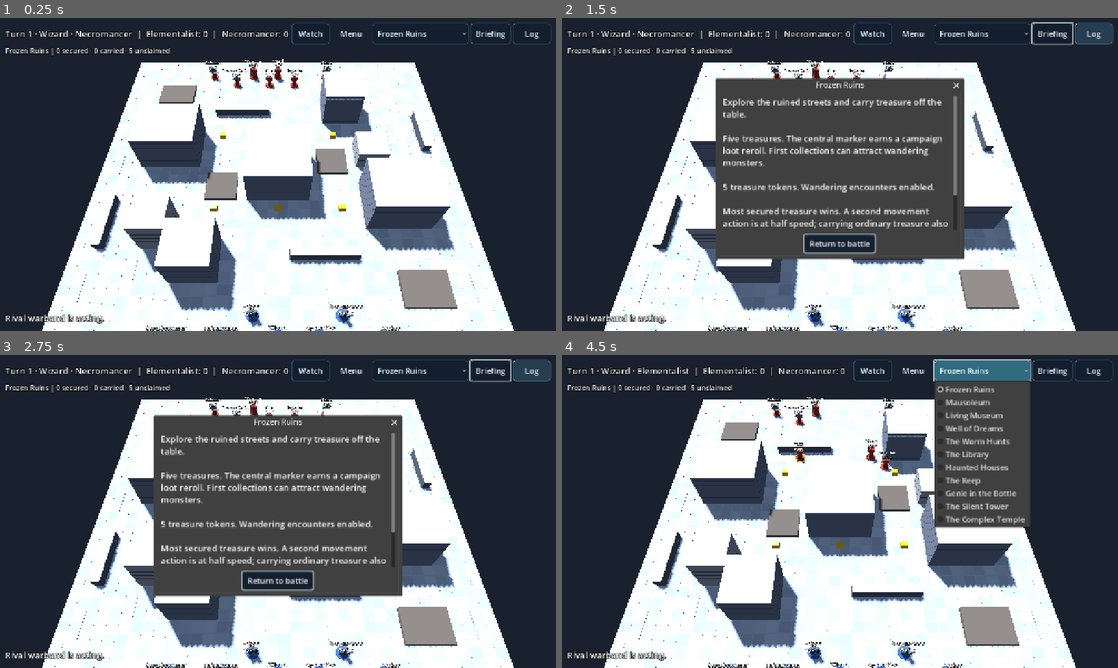
Above: before the commit, frames 1-4 (two rows, left to right).
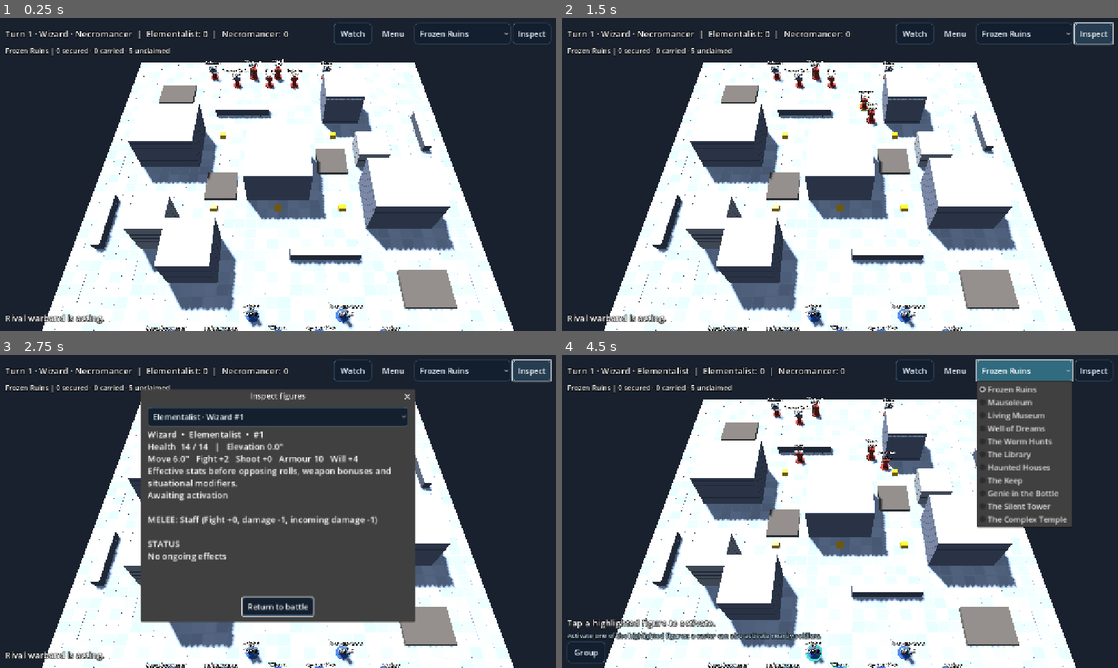
Above: after the commit, the same moments.

Repository: drag0nblad3/Frostgame
Game: Godot game, scene res://scenes/main.tscn
Same seed, same stepped clock (60 frames per second), same inputs: the game is played once before the commit and once after it.
Inputs (mouse positions are in pixels of both pictures, inside the frame that each line leads up to):
- Up to frame 1 (0.25 s): no input
- Up to frame 2 (1.5 s): click (1051, 33) at 0.5 s, where only the run before the commit has a clickable "Briefing"; click (1095, 33) at 1.25 s, where only the run after the commit has a clickable "Inspect"
- Up to frame 3 (2.75 s): click (533, 370) at 2 s, where only the run before the commit has a clickable "Log"
- Up to frame 4 (4.5 s): click "Return to battle" at 2.75 s; click "Watch" at 3.5 s; click "Frozen Ruins" at 4.25 s

The runs differ from the first frame. In frame 1, 0.5% of the frame differs, in the area x 52-99%, y 1-9%; in frame 2, 24%, in the area x 27-100%, y 1-78%; in frame 3, 19%; in frame 4, 11%.

Commit message:
Add read-only figure inspector, field guide and contextual rules tips; declutter toolbar

Diff:
--- a/src/view/battle/battle_scene.gd
+++ b/src/view/battle/battle_scene.gd
@@ -5,6 +5,8 @@
 var _scenario_id := SCENARIO
 var _active_scenario_id := SCENARIO
 var _briefing: ScenarioDialog
+var _inspector: FigureInspector
+var _guide: AcceptDialog
 ## Pause between bot activations in Auto mode (seconds).
 const AUTO_DELAY := 0.35
 
@@ -53,6 +55,10 @@
 		new_game(0))
 	hud.new_game_pressed.connect(func() -> void: _open_briefing(true))
 	hud.briefing_pressed.connect(func() -> void: _open_briefing(false))
+	_inspector = FigureInspector.new()
+	add_child(_inspector)
+	hud.inspect_pressed.connect(_open_inspector)
+	hud.guide_pressed.connect(_open_guide)
 	hud.roster_pressed.connect(_open_roster)
 	hud.campaign_pressed.connect(_open_campaign)
 	hud.save_battle_pressed.connect(_save_battle)
@@ -67,6 +73,34 @@
 	_sites = ScenarioMarkers.new()
 	add_child(_sites)
 	new_game(0)
+
+
+func _open_inspector() -> void:
+	if controller == null or not player.idle():
+		return
+	_inspector.open(controller.state, controller.state.active_id)
+
+
+func _open_guide() -> void:
+	if _guide == null:
+		_guide = AcceptDialog.new()
+		_guide.title = "Field guide"
+		_guide.exclusive = true
+		_guide.theme = BattleTheme.create()
+		var body := RichTextLabel.new()
+		body.text = FieldGuide.OVERVIEW
+		body.fit_content = false
+		body.scroll_active = true
+		body.add_theme_font_size_override("normal_font_size", 20)
+		var viewport := get_viewport().get_visible_rect().size
+		body.custom_minimum_size = Vector2(minf(600, viewport.x * 0.78), minf(380, viewport.y * 0.60))
+		_guide.add_child(body)
+		add_child(_guide)
+	_guide.popup_centered()
+
+
+func _info_open() -> bool:
+	return (_briefing != null and _briefing.visible) or (_inspector != null and _inspector.visible) or (_guide != null and _guide.visible)
 
 
 func _open_briefing(start: bool) -> void:
@@ -142,7 +176,7 @@
 
 
 func _process(delta: float) -> void:
-	if (_briefing != null and _briefing.visible) or (_campaign_dialog != null and _campaign_dialog.visible) or (_setup != null and _setup.visible) or controller == null or not player.idle():
+	if _info_open() or (_campaign_dialog != null and _campaign_dialog.visible) or (_setup != null and _setup.visible) or controller == null or not player.idle():
 		_wait = 0.0
 		return
 	if _dirty:
@@ -177,7 +211,7 @@
 
 
 func _human_turn() -> bool:
-	return (_briefing == null or not _briefing.visible) and (_setup == null or not _setup.visi …(221 unchanged characters)…
+	return not _info_open() and (_setup == null or not _setup.visi …(221 unchanged characters)…
 
 
 func _on_event(event: GameEvent) -> void:
--- a/src/view/hud/battle_hud.gd
+++ b/src/view/hud/battle_hud.gd
@@ -12,6 +12,8 @@
 signal resume_battle_pressed
 signal scenario_selected(id: String)
 signal briefing_pressed
+signal inspect_pressed
+signal guide_pressed
 signal action_pressed(action: String)
 
 const LOG_LINES := 4
@@ -33,6 +35,8 @@
 var _objective: Label
 var _toast: Label
 var _toast_timer: Timer
+var _context_tip: Label
+var _tips_enabled := true
 
 
 func _ready() -> void:
@@ -65,7 +69,7 @@
 	_menu.text = "Menu"
 	_menu.custom_minimum_size = Vector2(90, 48)
 	var popup := _menu.get_popup()
-	for label_text: String in ["Campaign", "Warband", "New skirmish", "Save battle", "Resume battle"]:
+	for label_text: String in ["Campaign", "Warband", "New skirmish", "Save battle", "Resume battle", "Scenario briefing", "Combat log", "How to play", "Toggle extra tips"]:
 		popup.add_item(label_text)
 	popup.id_pressed.connect(_menu_action)
 	top.add_child(_menu)
@@ -83,10 +87,8 @@
 	scenarios.item_selected.connect(func(i: int) -> void: scenario_selected.emit(str(scenarios.get_item_metadata(i))))
 	scenarios.tooltip_text = "Choose the next battle scenario; current battle stays unchanged."
 	top.add_child(scenarios)
-	var info := _button("Briefing", func() -> void: briefing_pressed.emit())
-	top.add_child(info)
-	var log_toggle := _button("Log", func() -> void: _log_panel.visible = not _log_panel.visible)
-	top.add_child(log_toggle)
+	var inspect := _button("Inspect", func() -> void: inspect_pressed.emit())
+	top.add_child(inspect)
 	_blocks.append(top)
 	_objective = _label(16)
 	_objective.autowrap_mode = TextServer.AUTOWRAP_WORD_SMART
@@ -119,6 +121,11 @@
 	_hint.autowrap_mode = TextServer.AUTOWRAP_WORD_SMART
 	col.add_child(_hint)
 	_blocks.append(_hint)
+	_context_tip = _label(15)
+	_context_tip.modulate = Color(0.72, 0.87, 0.94)
+	_context_tip.autowrap_mode = TextServer.AUTOWRAP_WORD_SMART
+	_context_tip.hide()
+	col.add_child(_context_tip)
 	_action_row = HFlowContainer.new()
 	_action_row.mouse_filter = Control.MOUSE_FILTER_IGNORE
 	col.add_child(_action_row)
@@ -161,6 +168,8 @@
 
 func set_actions(available: Array[String], mode: String, hint: String) -> void:
 	_hint.text = hint
+	_context_tip.text = FieldGuide.tip(mode)
+	_context_tip.visible = _tips_enabled and not _context_tip.text.is_empty()
 	for key: String in _buttons:
 		var b: Button = _buttons[key]
 		b.disabled = not available.has(key)
@@ -213,6 +222,13 @@
 		2: new_game_pressed.emit()
 		3: save_battle_pressed.emit()
 		4: resume_battle_pressed.emit()
+		5: briefing_pressed.emit()
+		6: _log_panel.visible = not _log_panel.visible
+		7: guide_pressed.emit()
+		8:
+			_tips_enabled = not _tips_enabled
+			_context_tip.visible = _tips_enabled and not _context_tip.text.is_empty()
+			notify("Extra rules tips %s." % ("on" if _tips_enabled else "off"))
 
 
 func select_scenario(id: String) -> void:
--- /dev/null
+++ b/src/view/hud/field_guide.gd
@@ -0,0 +1,41 @@
+class_name FieldGuide
+extends RefCounted
+## Concise original instructions for the current digital rules.
+
+const OVERVIEW := """CAMERA
+Drag to orbit. Pinch or use the mouse wheel to zoom. Drag with two fingers or the right mouse button to pan.
+
+TURNS
+Wizard, Apprentice, Soldier and Creature phases repeat. Select a highlighted friendly figure to activate it. Wizards and apprentices can bring nearby soldiers into their phase. The Group command performs movement first, then remaining actions.
+
+ACTIONS
+Most figures get two actions. At least one must be movement (or a permitted replacement such as reloading). A second move is half speed. Choose a command, then tap a highlighted target or destination. End finishes the activation.
+
+COMBAT
+Opposed d20 rolls determine who wins melee; excess attack total over Armour causes damage. Adjacent allies may support a fight. Shooting requires range and line of sight. A melee winner may stay or push back if legal.
+
+SPELLS
+Choose Cast, then a spell and target. Resolve the roll; empowerment spends available power first and then Health. Some spells allow the target to resist. Do not spend all your Health unless necessary.
+
+TREASURE
+Move beside a token and Collect when enemies are not too close. Carrying ordinary treasure slows the bearer. Use Exit on a legal table edge to secure it. The Library requires a doorway. Most secured treasure wins.
+
+MORE INFORMATION
+Inspect shows effective stats, equipment and status for any figure. Menu → Briefing explains the current scenario. The combat log records rolls and events. Save battle creates a local checkpoint."""
+const TIPS := {
+	"select": "Activate one of the highlighted figures; a caster can also activate nearby soldiers.",
+	"move": "A second move is half speed. Enemy contact ends movement.",
+	"fight": "Both fighters roll. The winner can hurt the loser and may push back.",
+	"shoot": "A shot uses Shoot against the target's Fight and situational defence.",
+	"collect": "Move next to treasure and keep enemies away. Ordinary treasure halves movement.",
+	"exit": "Leave from a highlighted edge to secure carried loot.",
+	"spell_menu": "Choose a spell; available targets are highlighted after selection.",
+	"empower": "Power is spent before Health. Check the target number before confirming.",
+	"resist": "Meet the casting result to resist. Some figures can spend power or Health.",
+	"push": "A legal push breaks contact; useful for retreating with treasure.",
+	"group_select": "The group makes its movement passes before second actions."
+}
+
+
+static func tip(mode: String) -> String:
+	return str(TIPS.get(mode, ""))
--- /dev/null
+++ b/src/view/hud/figure_inspector.gd
@@ -0,0 +1,104 @@
+class_name FigureInspector
+extends AcceptDialog
+## Public read-only figure information. No actions or rolls occur in this dialog.
+
+var _state: GameState
+var _picker: OptionButton
+var _body: RichTextLabel
+
+
+func _ready() -> void:
+	title = "Inspect figures"
+	exclusive = true
+	theme = BattleTheme.create()
+	get_ok_button().text = "Return to battle"
+	var col := VBoxContainer.new()
+	add_child(col)
+	_picker = OptionButton.new()
+	_picker.custom_minimum_size.y = 44
+	col.add_child(_picker)
+	_picker.item_selected.connect(func(index: int) -> void: _display(int(_picker.get_item_metadata(index))))
+	_body = RichTextLabel.new()
+	_body.bbcode_enabled = false
+	_body.add_theme_font_size_override("normal_font_size", 20)
+	_body.fit_content = false
+	_body.scroll_active = true
+	col.add_child(_body)
+
+
+func open(state: GameState, preferred: int = -1) -> void:
+	_state = state
+	_picker.clear()
+	var index := 0
+	for f in state.figures:
+		if not f.in_play():
+			continue
+		var side := "Creature" if f.side < 0 else state.side_names[f.side]
+		_picker.add_item("%s · %s #%d" % [side, f.label(), f.id])
+		_picker.set_item_metadata(_picker.item_count - 1, f.id)
+		if f.id == preferred:
+			index = _picker.item_count - 1
+	if _picker.item_count > 0:
+		_picker.select(index)
+		_display(int(_picker.get_item_metadata(index)))
+	else:
+		_body.text = "No figures remain on the table."
+	var viewport := get_parent().get_viewport().get_visible_rect().size
+	_body.custom_minimum_size = Vector2(minf(600, viewport.x * 0.78), minf(380, viewport.y * 0.60))
+	popup_centered()
+
+
+func _display(id: int) -> void:
+	var f := _state.figure(id)
+	if f != null:
+		_body.text = describe(_state, f)
+
+
+static func describe(s: GameState, f: Figure) -> String:
+	var lines: Array[String] = []
+	var side := "Uncontrolled creature" if f.side < 0 else s.side_names[f.side]
+	lines.append("%s  •  %s  •  #%d" % [f.label(), side, f.id])
+	lines.append("Health  %d / %d   |   Elevation %.1f″" % [f.health, f.def.health, f.elevation])
+	lines.append("Move %.1f″   Fight %+d   Shoot %+d   Armour %d   Will %+d" % [MoveRules.allowance(f) if s.active_id == f.id else float(f.effective_move()) * (0.5 if f.carries_normal_treasure() else 1.0), f.effective_fight(), f.effective_shoot(), f.effective_armour(), f.effective_will()])
+	lines.append("Effective stats before opposing rolls, weapon bonuses and situational modifiers.")
+	if s.active_id == f.id:
+		lines.append("Active · %d action(s) left · %d move(s) used" % [f.actions_left, f.moves_taken])
+	else:
+		lines.append("Already activated this turn" if f.activated else "Awaiting activation")
+	if f.roll_penalty() != 0:
+		lines.append("Roll modifier: %+d" % f.roll_penalty())
+	if f.melee != null:
+		lines.append("\nMELEE: %s (Fight %+d, damage %+d, incoming damage %+d)" % [f.melee.name, f.melee.fight_mod, f.melee.damage_mod, f.melee.enemy_damage_mod])
+	if f.ranged != null:
+		lines.append("RANGED: %s (range %.0f″, damage %+d)%s" % [f.ranged.name, f.ranged.range_in, f.ranged.damage_mod, " · Reload required" if f.ranged.needs_reload and not f.loaded else ""])
+	if f.treasure_id >= 0:
+		lines.append("Carrying %d treasure(s)%s" % [f.carried_treasures().size(), " · half movement" if f.carries_normal_treasure() else " · shrunk"])
+	var effects: Array[String] = []
+	for key: String in f.spell_effects:
+		effects.append(key.replace("_", " ").capitalize())
+	if f.poisoned:
+		effects.append("Poisoned · one action")
+	if f.elemental_shield > 0:
+		effects.append("Elemental shield: %d" % f.elemental_shield)
+	if ScenarioNull.muted(f):
+		effects.append("Null field · magic suppressed")
+	lines.append("\nSTATUS\n" + ("; ".join(effects) if not effects.is_empty() else "No ongoing effects"))
+	var traits: Array[String] = []
+	for key: String in f.def.traits:
+		traits.append("Immune to mundane weapons" if key == "immune_normal" else key.replace("_", " ").capitalize())
+	if not traits.is_empty():
+		lines.append("\nTRAITS\n" + "; ".join(traits))
+	var gear: Array[String] = []
+	for item in f.items:
+		var key := str(item.get("gear", item.get("potion", item.get("scroll", ""))))
+		if key.is_empty():
+			continue
+		var name := str(item.get("gear_info", {}).get("name", key.trim_prefix("gear_").replace("_", " ").capitalize()))
+		if f.used_gear.has(key):
+			name += " (used)"
+		gear.append(name)
+	if not gear.is_empty():
+		lines.append("\nITEMS\n" + "; ".join(gear))
+	if PowerPool.available(f) > 0:
+		lines.append("Power available: %d" % PowerPool.available(f))
+	return "\n".join(lines)
--- a/tests/scenario_ui_smoke.gd
+++ b/tests/scenario_ui_smoke.gd
@@ -30,7 +30,17 @@
 	if not scene.hud._objective.text.contains("Guardians 6"):
 		_fail("Scenario progress not visible")
 		return
-	print("Scenario UI smoke passed: selection, briefing, confirmation and objectives")
+	scene._open_inspector()
+	if not scene._inspector.visible or not scene._inspector._body.text.contains("Health"):
+		_fail("Figure inspector unavailable")
+		return
+	scene._inspector.hide()
+	scene._open_guide()
+	if not scene._guide.visible:
+		_fail("Field guide unavailable")
+		return
+	scene._guide.hide()
+	print("Scenario UI smoke passed: selection, briefing, confirmation, objectives, inspector, guide")
 	quit(0)
 
 
